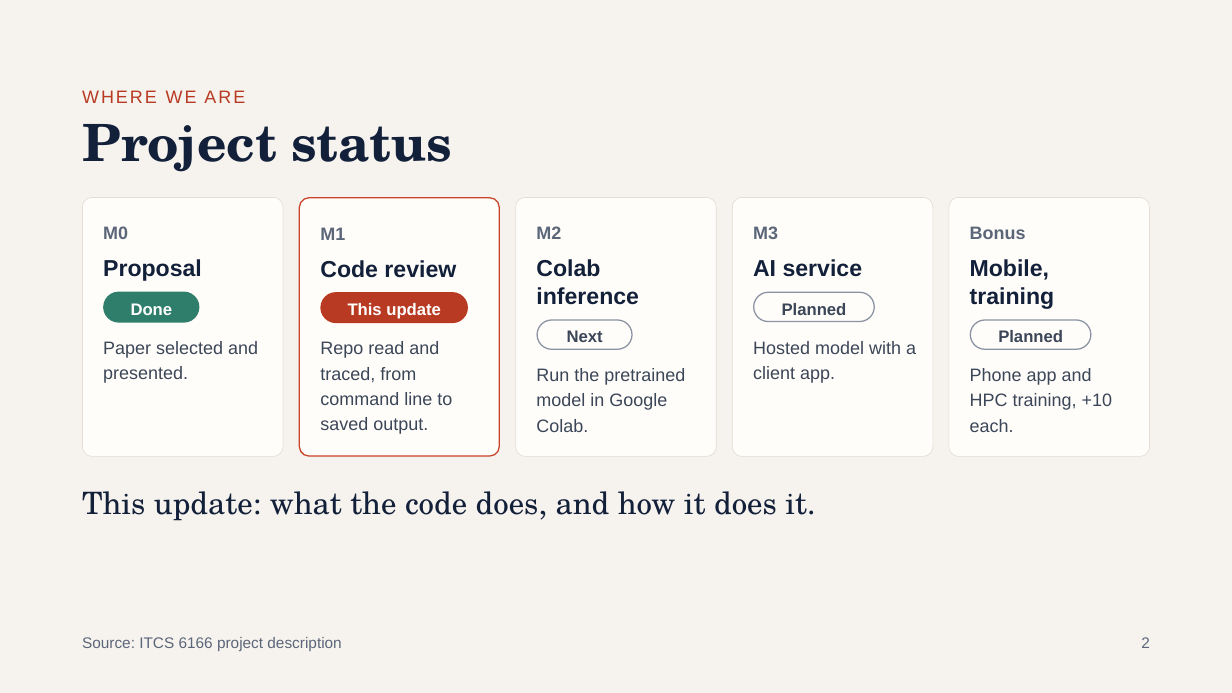
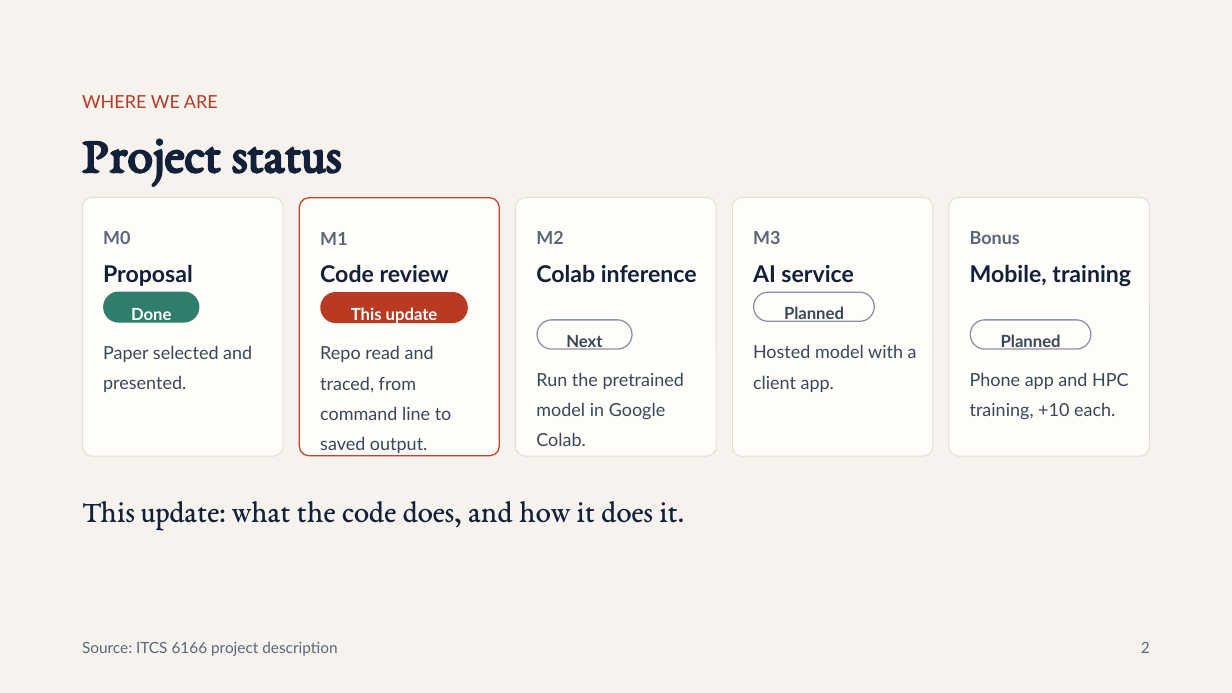
Before and after one commit to jsdmhash/ProbTalk3D, a slide deck: slide 2 of docs/ProbTalk3D Milestone 1 Code Review.pptx. Drawn at 1232x693 pixels with LibreOffice and Linux fonts; fonts in the diff are those of the drawing. Boxes give left, top, right and bottom in pixels: in the first picture for what was removed or moved away, otherwise in the second. Text is boxed around its words. In the diff, an @@ line names an element or a change of style, - is before the commit and + after.

```diff
--- a/docs/ProbTalk3D Milestone 1 Code Review.pptx
+++ b/docs/ProbTalk3D Milestone 1 Code Review.pptx
@@ text "WHERE WE ARE" at box(82, 95, 218, 108): font Arial to Lato, letter spacing 1.5 to 0 pt; line spacing 19.6pt to 1.4 @@
@@ title "Project status" at box(82, 138, 341, 185): font TeX Gyre Schola to EB Garamond; line spacing 44pt to 1.1 @@
@@ outline #E3DDD2 0.5 pt to #E3DDD2 0.75 pt in 4 elements at box(82, 198, 283, 457), box(516, 198, 716, 457), box(733, 198, 933, 457), box(949, 198, 1150, 457) @@
@@ font Arial to Lato; line spacing 21.6pt to 1.2 in 5 elements at box(103, 264, 193, 286), box(320, 264, 449, 282), box(536, 264, 697, 282), box(753, 265, 853, 282), box(970, 264, 1131, 286) @@
@@ font Arial to Lato; line spacing 18.2pt to 1.4; outline redrawn in 5 elements at box(104, 292, 200, 323), box(321, 292, 469, 323), box(537, 320, 632, 349), box(754, 292, 875, 322), box(970, 320, 1092, 349) @@
@@ font Arial to Lato; line spacing 19.6pt to 1.4 in 10 elements at box(103, 231, 130, 244), box(103, 345, 252, 392), box(320, 232, 347, 245), box(320, 345, 452, 450), box(536, 231, 563, 244), box(536, 372, 684, 446), box(753, 231, 780, 244), box(753, 344, 917, 392), box(970, 231, 1020, 244), box(970, 372, 1129, 420) @@
@@ text "This update: what the code ..." at box(82, 501, 684, 530): font TeX Gyre Schola to EB Garamond; line spacing 30pt to 1.25 @@
@@ text "Source: ITCS 6166 project description" at box(82, 642, 337, 656): font Arial to Lato; line spacing 16.8pt to 1.4 @@
@@ text "2" at box(1141, 642, 1150, 653): font Arial to Lato; line spacing 16.8pt to 1.4 @@
```
Also in this commit, not shown: 11 other slides changed, 10 other files.
